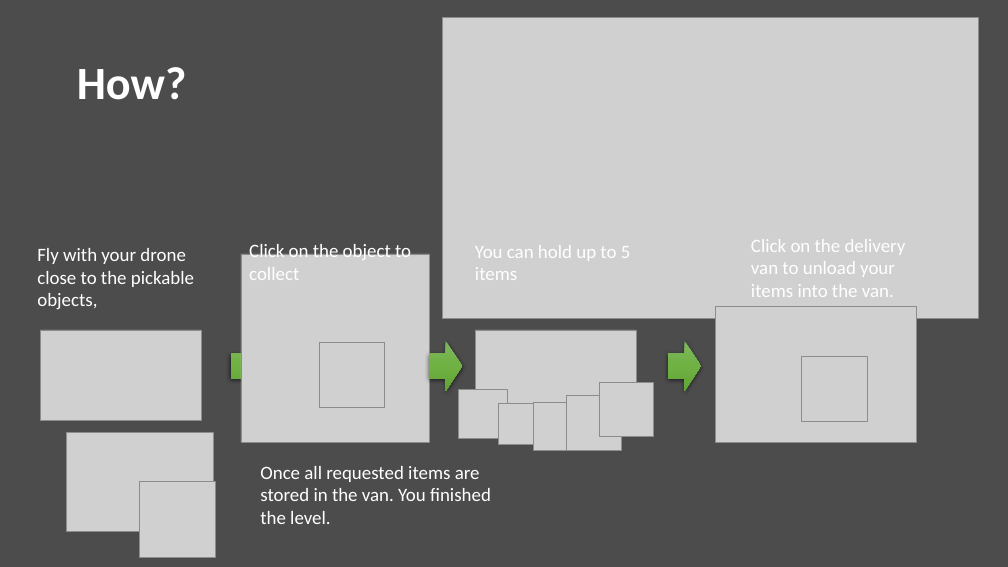
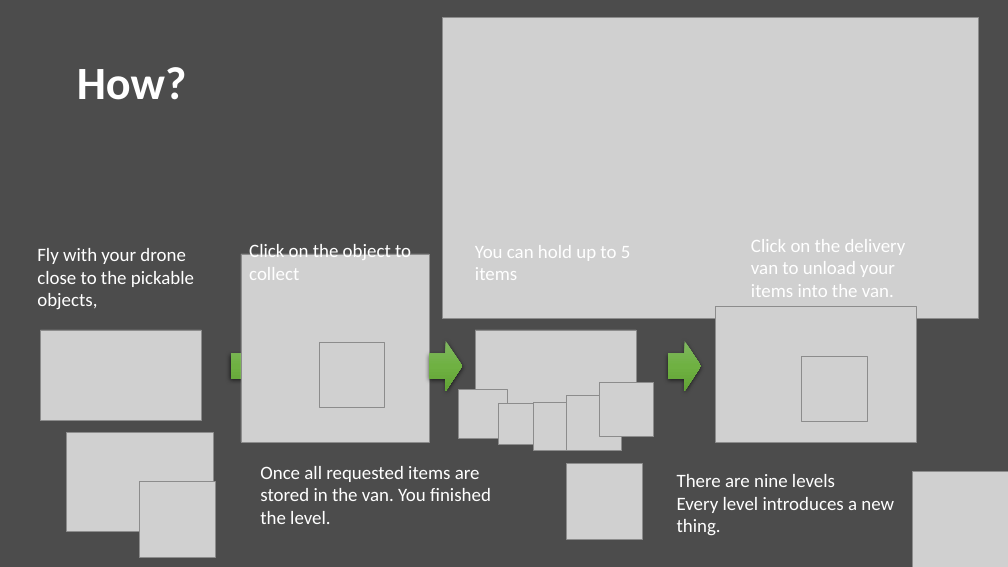
Before and after one commit to DouweRavers/LudumDare, a slide deck: slide 2 of .ArtFiles/Slides/GameExplenation.pptx. Drawn at 1008x567 pixels with LibreOffice and Linux fonts; fonts in the diff are those of the drawing; grey boxes stand for pictures. Boxes give left, top, right and bottom in pixels: in the first picture for what was removed or moved away, otherwise in the second. Text is boxed around its words. In the diff, an @@ line names an element or a change of style, - is before the commit and + after.

```diff
--- a/.ArtFiles/Slides/GameExplenation.pptx
+++ b/.ArtFiles/Slides/GameExplenation.pptx
@@ picture added at [567, 464, 643, 540] @@
@@ text added at [677, 474, 894, 535], 18 pt, text #FFFFFF @@
+There are nine levels
+Every level introduces a new thing.
@@ picture added at [913, 471, 1008, 567] @@
```
Also in this commit, not shown: 4 other slides changed, 3 slides added.
